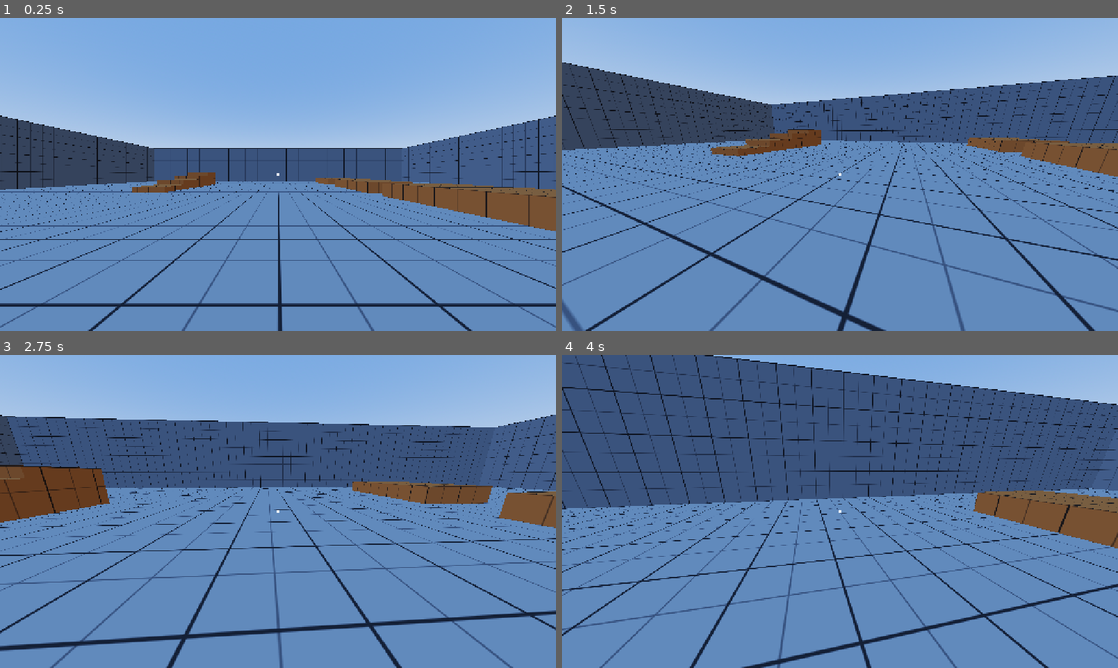
Above: before the commit, frames 1-4 (two rows, left to right).
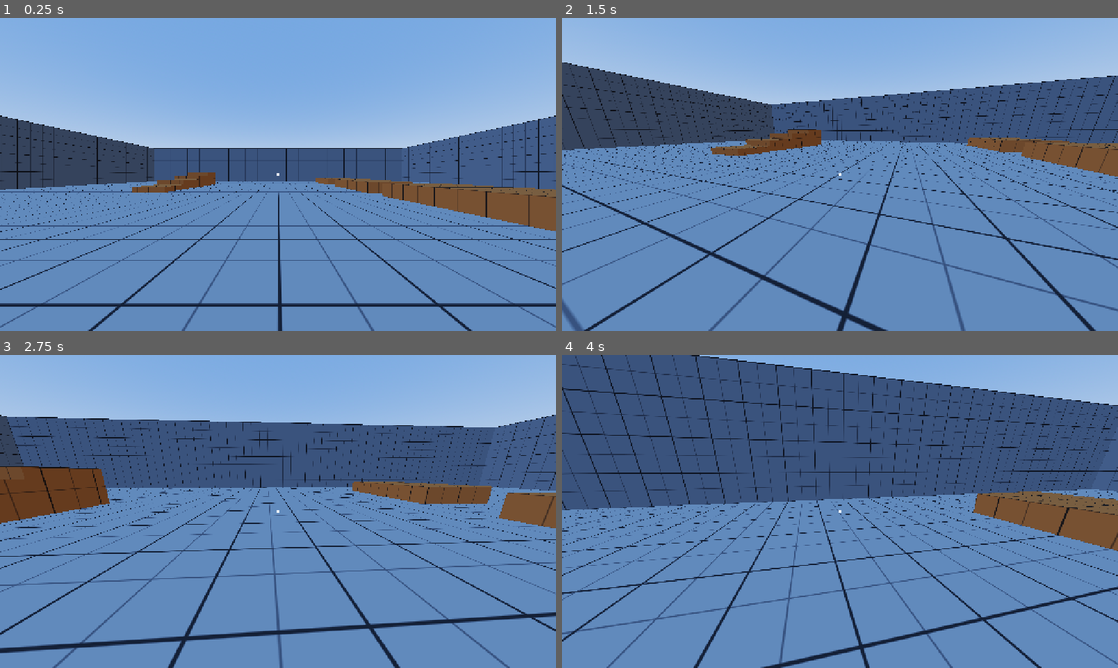
Above: after the commit, the same moments.

Repository: S70RM3892/Zuggle
Game: Godot game, scene res://scenes/main.tscn
The game is run twice, just before and just after one commit, with the same random seed, the same clock (stepped at 60 frames per second) and the same inputs.
Inputs (mouse positions are in pixels of both pictures, inside the frame that each line leads up to):
- Up to frame 1 (0.25 s): no input
- Up to frame 2 (1.5 s): tap Enter at 0.5 s; move the mouse to (867, 174) at 0.52 s; hold W (move_forward) from 0.53 s (still down); tap Down (look_down) at 0.6 s; tap Space (jump) at 0.77 s; move the mouse to (812, 174) at 1.27 s; tap Left (look_left) at 1.35 s
- Up to frame 3 (2.75 s): keep holding W (move_forward); tap Space (jump) at 1.52 s; move the mouse to (289, 505) at 2.02 s; tap Right (look_right) at 2.1 s
- Up to frame 4 (4 s): keep holding W (move_forward); move the mouse to (834, 517) at 2.77 s; tap Up (look_up) at 2.85 s; tap Space (jump) at 3.02, 3.77 s; move the mouse to (878, 514) at 3.52 s; tap Down (look_down) at 3.6 s

The runs differ from the first frame. In frame 2, 3.9% of the frame differs, in the area x 0-100%, y 14-100%; in frame 3, 8.1%; in frame 4, 12%, in the area x 0-100%, y 0-100%.

Commit message:
重力を20から16に下げる（0.1.1-m1）
触った感想で、もう少し低くてもいいとのこと。ジャンプ初速は据え置き。

Co-Authored-By: Claude Opus 5.5 <noreply@anthropic.com>
Claude-Session: https://claude.ai/code/session_01GBbkzNv4dpDKE52y5mrw9u

Diff:
--- a/scripts/tuning.gd
+++ b/scripts/tuning.gd
@@ -29,7 +29,7 @@
 var air_accel := 20.0
 var air_decel := 0.0 # 0なら空中で勢いが落ちない（大原則）
 var jump_velocity := 6.5
-var gravity := 20.0
+var gravity := 16.0
 var fall_gravity_mult := 1.6
 var jump_cut := 0.5
 var coyote_time := 0.10
Not shown, changed: export_presets.cfg
